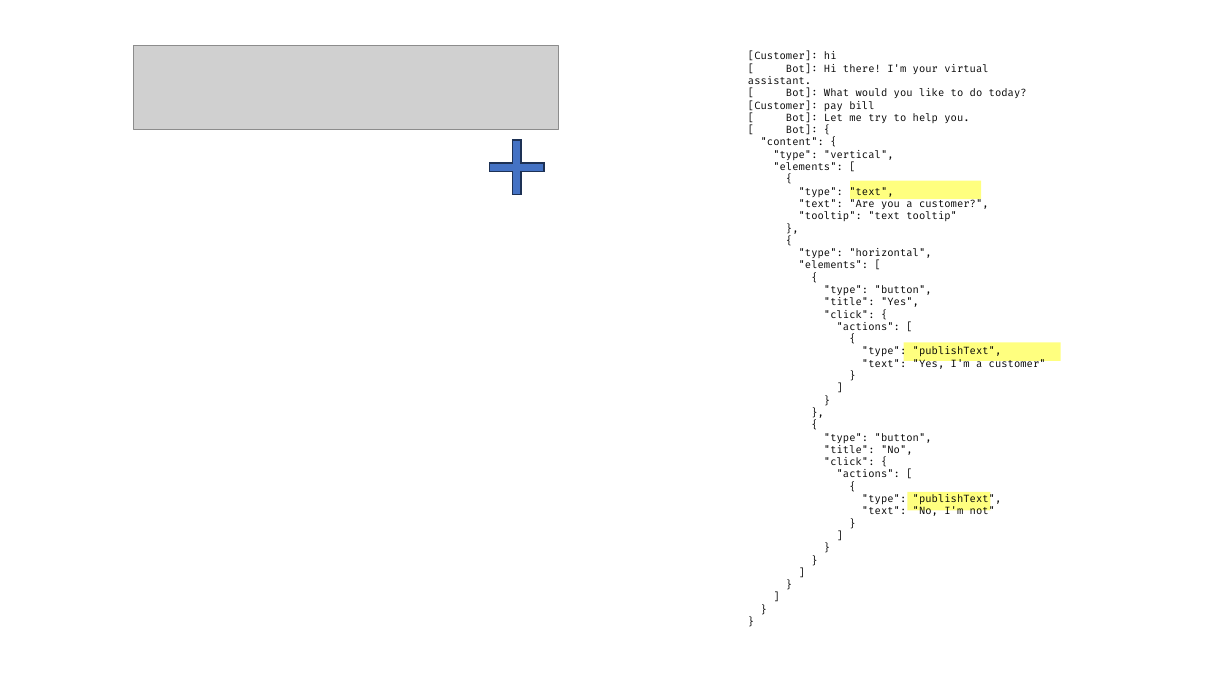
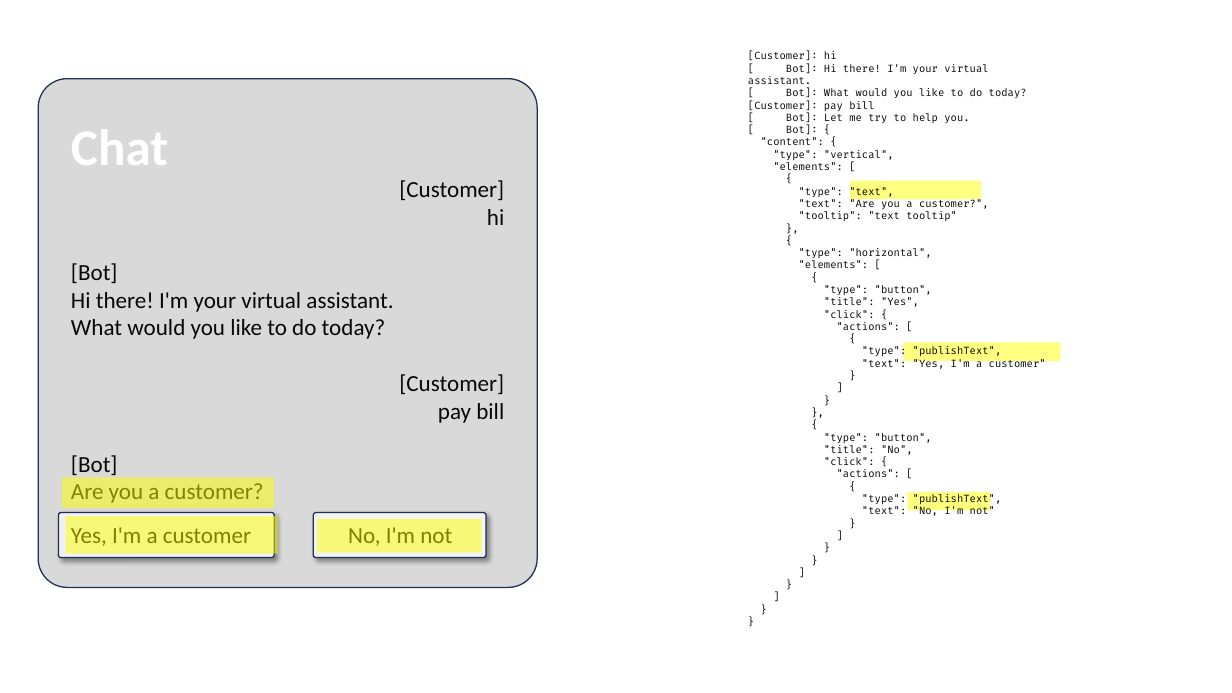
Before and after one commit to LearnWithLlew/TestingBetterWithApprovals.Slides, a slide deck: slide 28 of slides/Testing Better with Approvals.pptx. Drawn at 1232x693 pixels with LibreOffice and Linux fonts; fonts in the diff are those of the drawing; grey boxes stand for pictures. Boxes give left, top, right and bottom in pixels: in the first picture for what was removed or moved away, otherwise in the second. Text is boxed around its words. In the diff, an @@ line names an element or a change of style, - is before the commit and + after.

```diff
--- a/slides/Testing Better with Approvals.pptx
+++ b/slides/Testing Better with Approvals.pptx
@@ picture removed at [134,45,558,129] @@
@@ rounded rectangle added at [38,79,537,588], fill #D9D9D9, outline #1E3256 1 pt @@
@@ text added at [71,117,168,180], 40 pt, text #FFFFFF, bold @@
+Chat
@@ plus removed at [490,140,544,195] @@
@@ text added at [399,180,504,225], 18 pt, text #080808 @@
+[Customer]
+hi
@@ text added at [71,263,393,339], 18 pt, text #080808 @@
+[Bot]
+Hi there! I'm your virtual assistant.
+What would you like to do today?
@@ text added at [399,374,504,423], 18 pt, text #080808 @@
+[Customer]
+pay bill
@@ rectangle added at [62,478,274,508], fill #FFFF00 at 50% opacity @@
@@ text added at [71,455,452,546], 18 pt, text #000000 @@
+[Bot]
+Are you a customer?
+Yes, I'm a customer No, I'm not
@@ rounded rectangle added at [58,513,274,558], fill #F2F2F2, outline #1E3256 1 pt @@
@@ rectangle added at [66,516,277,554], fill #FFFF00 at 50% opacity @@
@@ rounded rectangle added at [313,513,486,558], fill #F2F2F2, outline #1E3256 1 pt @@
@@ rectangle added at [317,519,482,553], fill #FFFF00 at 50% opacity @@
```
Also in this commit, not shown: 5 other slides changed, 6 slides added, 2 slides removed.
